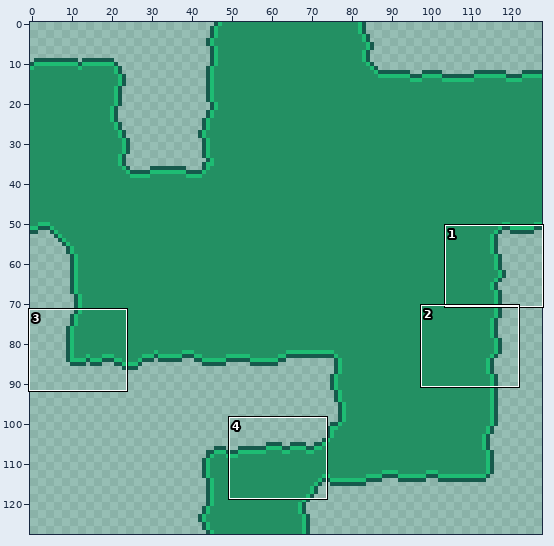
Two states of a pixel-art file, Assets/World_Objects/Ground/forest_ground.ase. The first picture is a wide view before the edit; the outline marks the close-up.
Close-up. Before the edit:
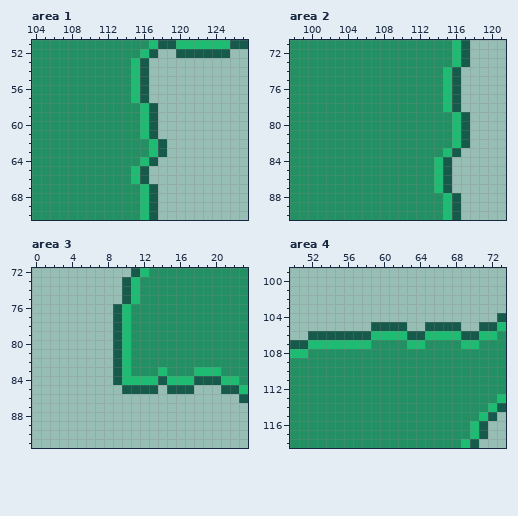
128x128 pixels, 1 frame. Shown: area 1: x 104..127, y 51..70; area 2: x 98..121, y 71..90; area 3: x 0..23, y 72..91; area 4: x 50..73, y 99..118. The commit also changed other parts of the picture, which this record leaves out.
Once edited:
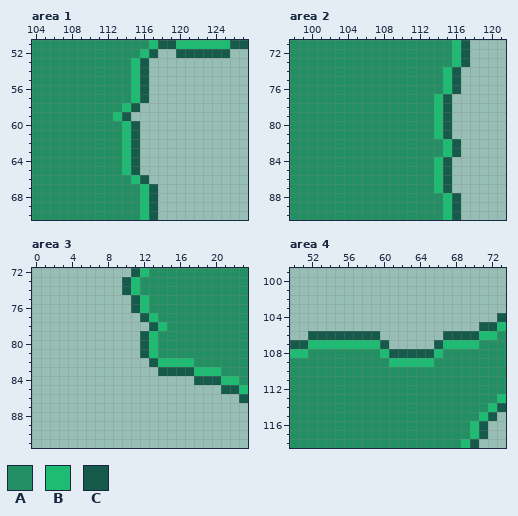
Palette (. is transparent): A #239063  B #1ebc73  C #165a4c
Diff:
Changed rows in their new state; - is an unchanged pixel.
Area 1:
first column x 113:
58 -BC..-
59 BC...-
60 -BC..-
61 -BC..-
62 -BC...
63 -BC...
64 -BC..-
65 -BC.--
Area 2:
first column x 114:
77 BC.-
78 BC.-
79 BC..
80 BC..
81 BC..
82 -BC.
Area 3:
first column x 9:
75 -.CB-----
76 ..CB-----
77 ...CB----
78 ....CB---
79 ...CB----
80 ...CB----
81 ...CB----
82 ....CBBBB
83 .....CCCC
84 .........
85 -....-...
Area 4:
first column x 59:
105 ....--....
106 C.......CC
107 BC.....CBB
108 -BCCCCCB--
109 --BBBBB---
Where, in picture pixels (left, top, right, bottom), the same in both close-ups:
changed: (113, 103, 167, 175)
changed: (434, 94, 470, 148)
changed: (113, 295, 194, 394)
changed: (371, 322, 461, 367)
